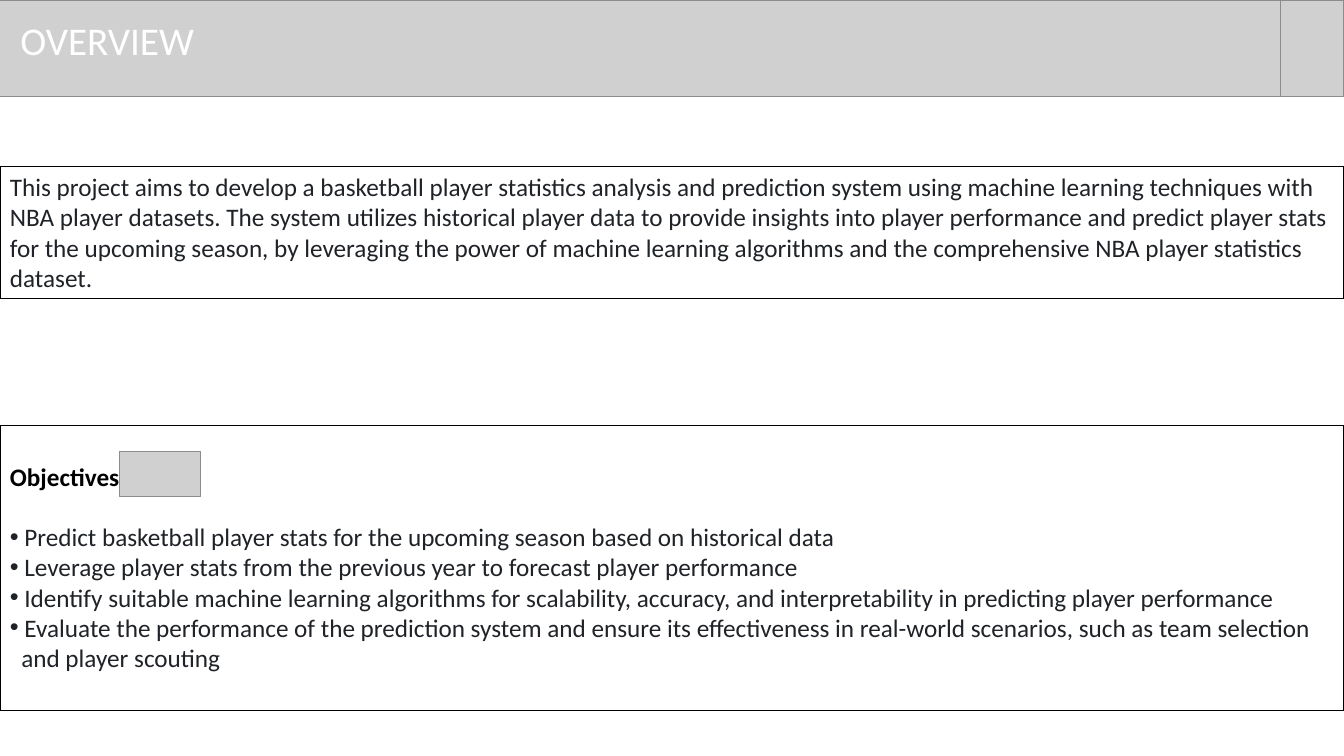
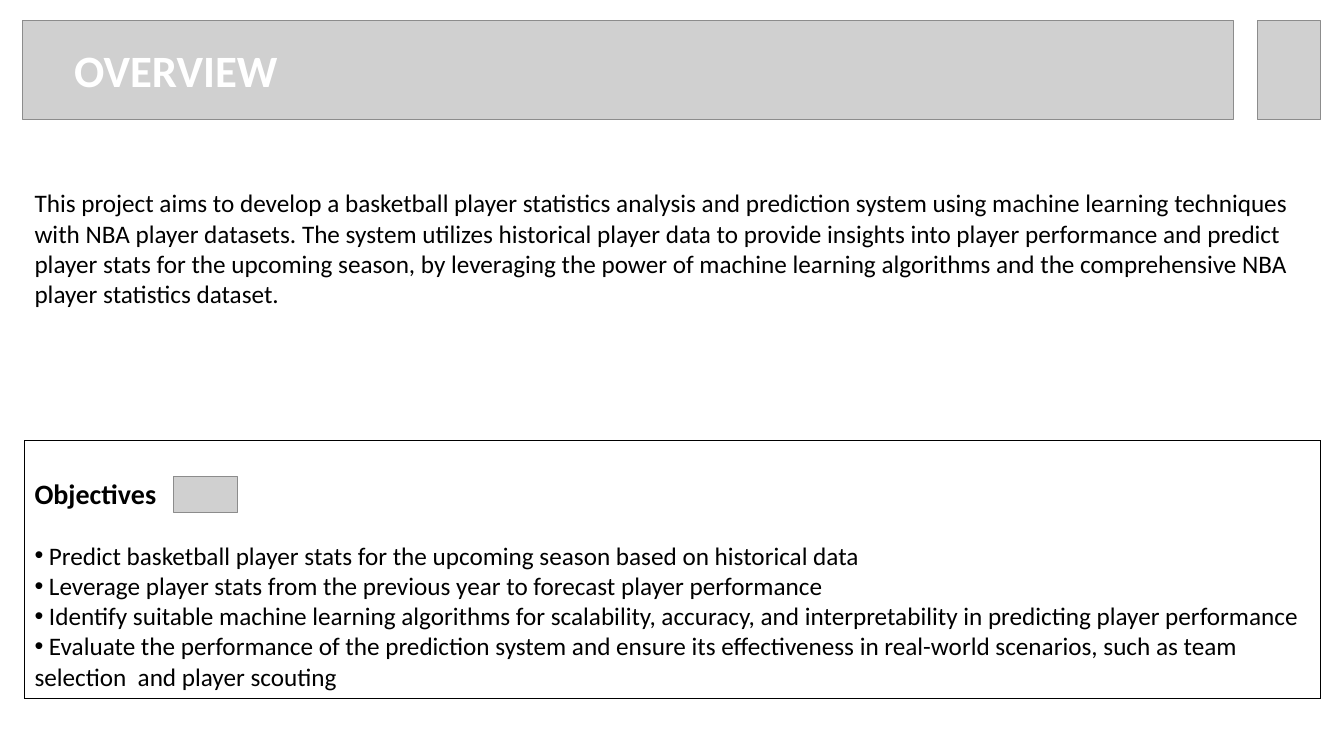
Before and after one commit to rmertoztop/project_4, a slide deck: slide 2 of Resources/NBA Project PPT.pptx. Drawn at 1344x756 pixels with LibreOffice and Linux fonts; fonts in the diff are those of the drawing; grey boxes stand for pictures. Boxes give left, top, right and bottom in pixels: in the first picture for what was removed or moved away, otherwise in the second. Text is boxed around its words. In the diff, an @@ line names an element or a change of style, - is before the commit and + after.

```diff
--- a/Resources/NBA Project PPT.pptx
+++ b/Resources/NBA Project PPT.pptx
@@ picture resized from (x1=0, y1=0, x2=1280, y2=96) to (x1=23, y1=20, x2=1234, y2=119) @@
@@ picture moved from (x1=1280, y1=0, x2=1344, y2=96) to (x1=1258, y1=20, x2=1322, y2=119) @@
@@ text "OVERVIEW" moved from (x1=20, y1=30, x2=194, y2=55) to (x1=74, y1=58, x2=277, y2=87) @@
@@ text "OVERVIEW" at (x1=74, y1=58, x2=277, y2=87): size 28 to 32 pt, bold on @@
@@ text "This project aims to develop ..." moved from (x1=0, y1=166, x2=1344, y2=298) to (x1=35, y1=194, x2=1286, y2=307) @@
@@ text "This project aims to develop ..." at (x1=35, y1=194, x2=1286, y2=307): text colour #1F2328 to #000000; outline #000000 0.75 pt to none @@
@@ rectangle "Objectives" resized from (x1=0, y1=425, x2=1344, y2=711) to (x1=24, y1=441, x2=1321, y2=699) @@
@@ picture resized from (x1=120, y1=452, x2=201, y2=497) to (x1=173, y1=477, x2=237, y2=513) @@
@@ text in rectangle at (x1=35, y1=484, x2=1297, y2=630): size 18 to 20 pt in "Objectives"; text colour #1F2328 to #000000 in "Predict basketball player stats for the upcoming ...", "Leverage player stats from the previous year ...", "Identify suitable machine learning algorithms for scalabilit ..." @@
@@ text in rectangle at (x1=35, y1=637, x2=1237, y2=691): text changed; text colour #1F2328 to #000000 @@
-• Evaluate the performance of the prediction system and ensure its effectiveness in real-world scenarios, such as team selection
-and player scouting
+• Evaluate the performance of the prediction system and ensure its effectiveness in real-world scenarios, such as team selection and player scouting
```
Also in this commit, not shown: 7 other slides changed, 3 slides added, 11 slides removed, 1 other file.
